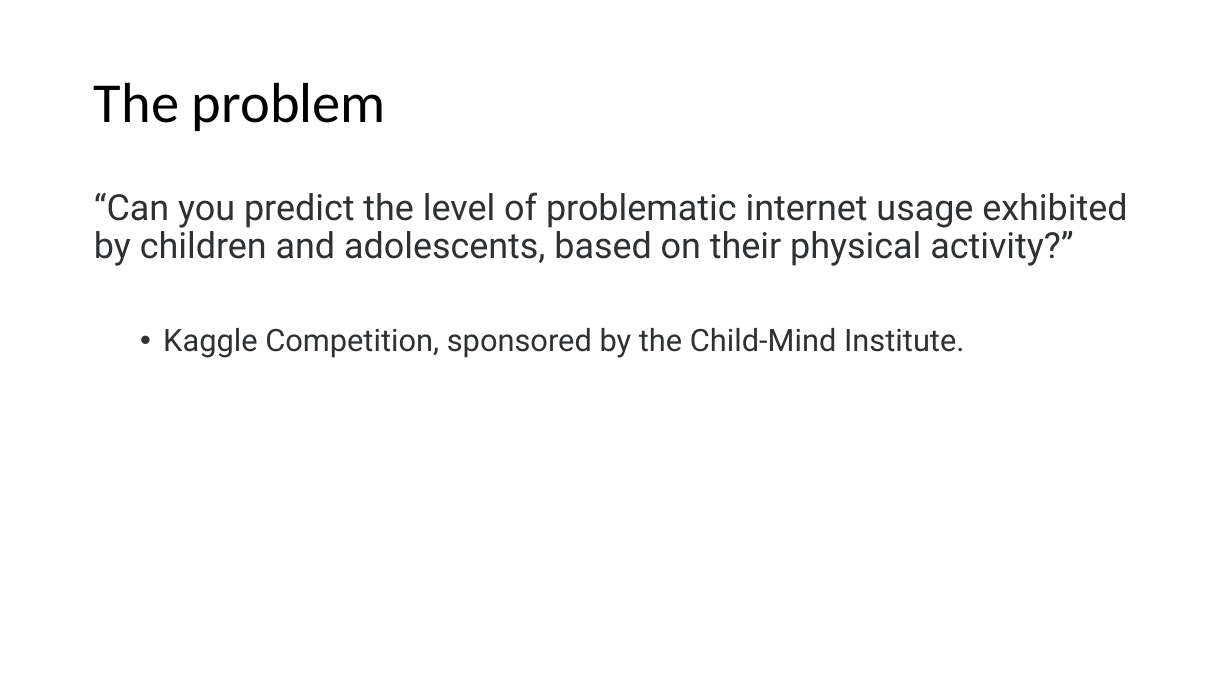
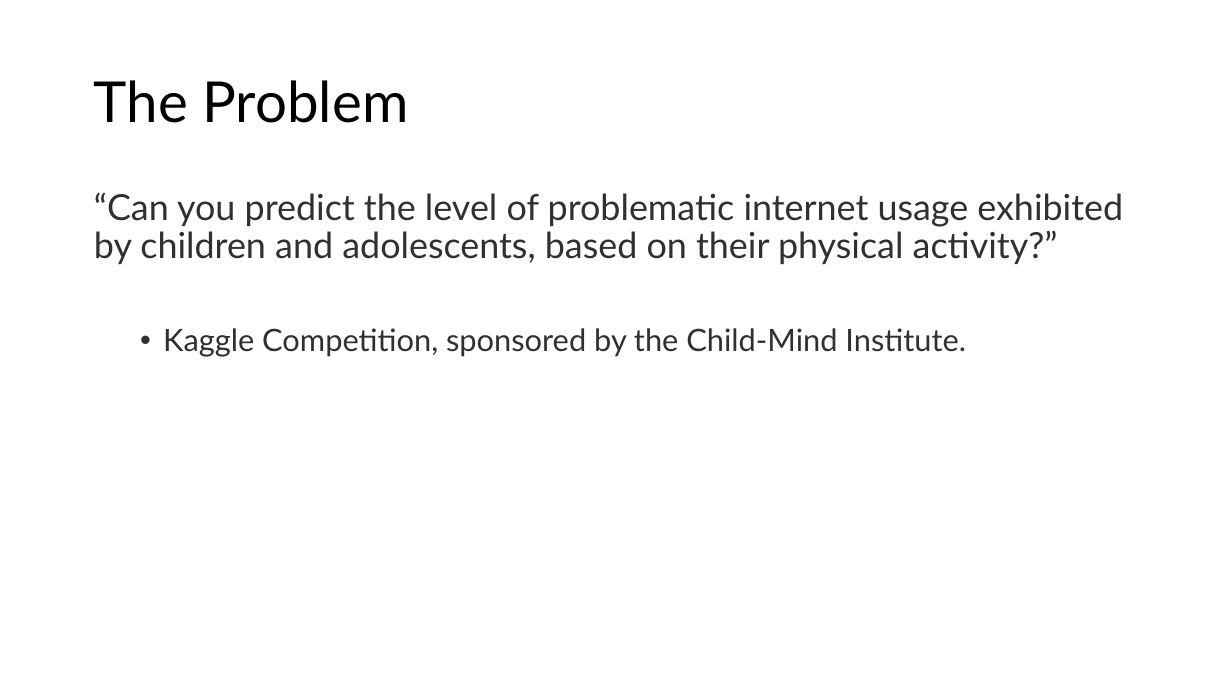
Before and after one commit to aarondweinberg/CMI_problematic_internet_use, a slide deck: slide 2 of Presentation/Problematic Internet Use Video.pptx. Drawn at 1232x693 pixels with LibreOffice and Linux fonts; fonts in the diff are those of the drawing. Boxes give left, top, right and bottom in pixels: in the first picture for what was removed or moved away, otherwise in the second. Text is boxed around its words. In the diff, an @@ line names an element or a change of style, - is before the commit and + after.

Commit message:
Updated Powerpoint Files

```diff
--- a/Presentation/Problematic Internet Use Video.pptx
+++ b/Presentation/Problematic Internet Use Video.pptx
@@ title at [94, 80, 409, 123]: text changed; font Calibri to Lato @@
-The problem
+The Problem
@@ text "“Can you predict the level ..." at [94, 192, 1123, 357]: font Roboto to Lato @@
```
Also in this commit, not shown: 5 other slides changed, 35 other files.
